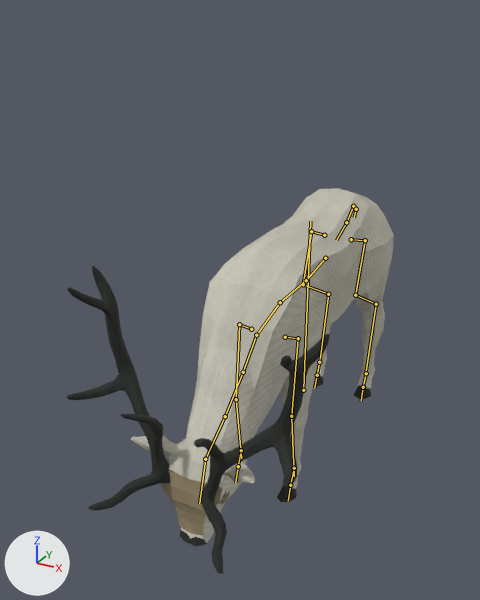
One commit to the glTF model outputs/AshenOathTheRoadBetweenCrowns/assets_external/design_pack_v1/creatures/M08_White_Hart_Avatar.glb: the scene before it, then after it.
Before and after are seen from a 50 mm camera at (1.65, -3.71, 3.63) aimed at (-0.23, -0.3, 1.93). Lighting does not change. The marker at lower left points along +X, +Y and +Z. The picture after the commit comes second. Both versions are drawn at frame 171 of the action 'Feed'; the numbers are the values there. The bones that change, and the others that lie on the model, are drawn over the model as lines.

Names of what the first picture shows: 'Stag', 'Stag_Horns'.
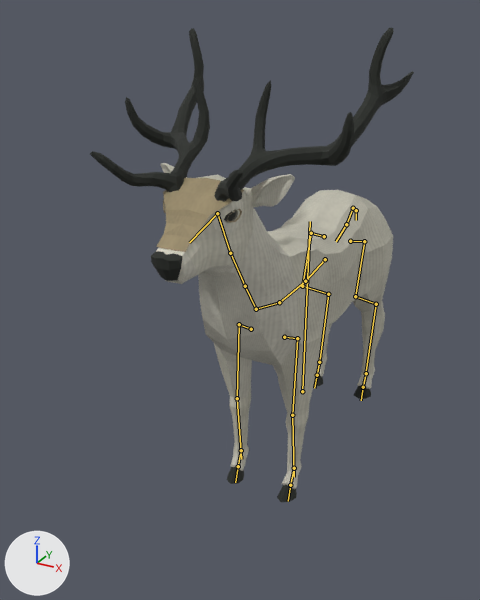
The change in detail:
Bone 'Body' (bone_body) moves from (0.0, 0.01, -0.03) to (0.0, 0.0, 0.0).
Bone 'Tail3' (bone_tail3) turns from (0, 4, 12) to (0, 0, 0) degrees about its own x, y and z.
Bone 'FrontUpperLeg.L' (bone_frontupperleg_l) turns from (-3, 1, 0) to (0, 1, 0) degrees about its own x, y and z.
Bone 'FrontLowerLeg.L' (bone_frontlowerleg_l) turns from (-5, 0, 0) to (0, 0, 0) degrees about its own x, y and z.
Bone 'FrontUpperLeg.R' (bone_frontupperleg_r) turns from (-3, -1, 0) to (0, -1, 0) degrees about its own x, y and z.
Bone 'FrontLowerLeg.R' (bone_frontlowerleg_r) turns from (-5, 0, 0) to (0, 0, 0) degrees about its own x, y and z.
Bone 'Torso3' (bone_torso3) turns from (-29, 0, 0) to (0, 0, 0) degrees about its own x, y and z.
Bone 'Neck1' (bone_neck1) turns from (-70, 0, 0) to (0, 0, -1) degrees about its own x, y and z.
Bone 'Neck2' (bone_neck2) turns from (0, 0, 0) to (0, 0, -1) degrees about its own x, y and z.
Bone 'Head' (bone_head) turns from (48, 0, 0) to (5, 0, 0) degrees about its own x, y and z.

Boxes [x1, y1, x2, y2] around the edits, measured in the pictures (480 x 600 px):
'Stag', posed (8% narrower): before [131, 188, 394, 546]; after [151, 163, 393, 502]
'Stag_Horns', posed (23% wider, 43% shorter): before [66, 266, 330, 574]; after [90, 28, 414, 202]
bone 'Body', root to tip: before (303, 390) to (310, 221); after (302, 391) to (310, 221)
bone 'Tail3', root to tip: before (356, 209) to (354, 217); after (356, 210) to (356, 220)
bone 'FrontUpperLeg.L', root to tip: before (298, 338) to (291, 416); after (297, 338) to (292, 415)
bone 'FrontLowerLeg.L', root to tip: before (291, 416) to (294, 476); after (292, 415) to (294, 477)
bone 'FrontUpperLeg.R', root to tip: before (239, 324) to (236, 399); after (239, 324) to (237, 398)
bone 'FrontLowerLeg.R', root to tip: before (236, 399) to (241, 458); after (237, 398) to (241, 459)
bone 'Torso3', root to tip: before (280, 302) to (256, 335); after (279, 302) to (256, 309)
bone 'Neck1', root to tip: before (256, 335) to (243, 372); after (256, 309) to (245, 286)
bone 'Neck2', root to tip: before (243, 372) to (225, 416); after (245, 286) to (230, 253)
bone 'Head', root to tip: before (205, 459) to (199, 503); after (217, 213) to (189, 242)
